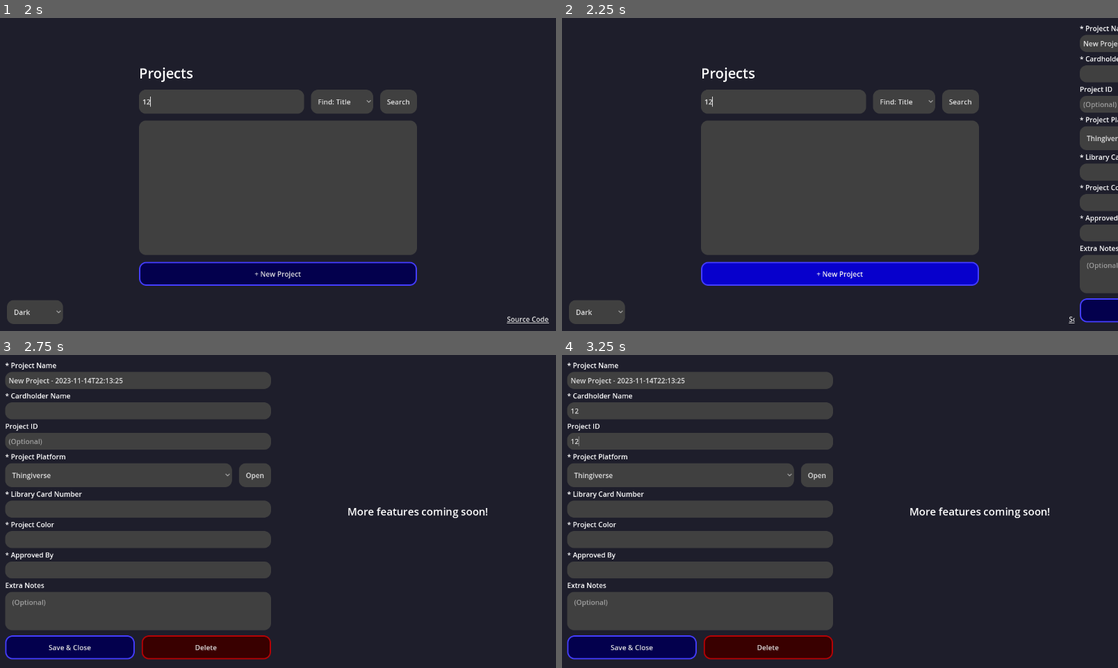
Above: before the commit, frames 1-4 (two rows, left to right).
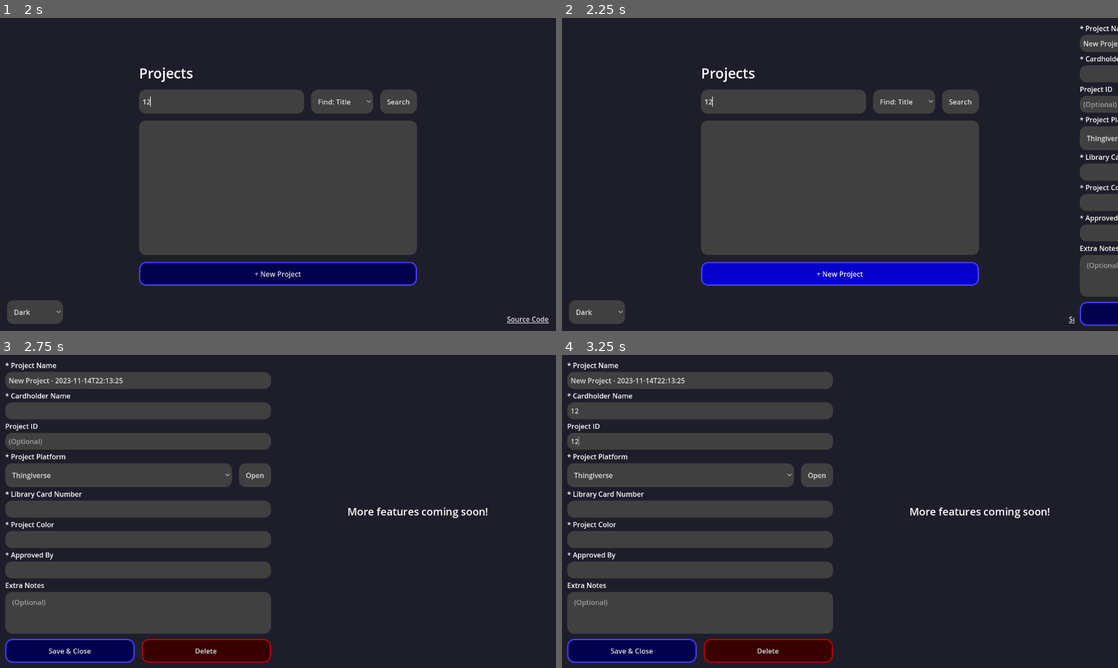
Above: after the commit, the same moments.

Repository: Laserology/Lbry-2
Game: Godot game, scene res://UI/Splash/Splash.tscn
Two runs of this game, one before a commit and one after it. Both use one fixed random seed, a clock stepped at 60 frames per second and the inputs below.
Inputs (mouse positions are in pixels of both pictures, inside the frame that each line leads up to):
- Up to frame 1 (2 s): click (166, 93) at 1.27 s; type "12" at 1.35 s
- Up to frame 2 (2.25 s): click "+ New Project" at 2 s
- Up to frame 3 (2.75 s): no input
- Up to frame 4 (3.25 s): click (667, 405) at 2.77 s; type "12" at 2.85 s; click (667, 433) at 3 s; type "12" at 3.08 s; click (667, 492) at 3.23 s

Frame 1 is identical in both runs. In frame 2, 0.3% of the frame differs, in the area x 93-100%, y 86-99%; in frame 3, 2.2%, in the area x 0-49%, y 86-99%; in frame 4, 2.2%.

Commit message:
Improve tooling, target low performance mode, various stability improvements.

Diff:
--- a/Tools/Animate.gd
+++ b/Tools/Animate.gd
@@ -30,3 +30,10 @@
 	Anim.play()
 	Anim.connect("finished", Anim.kill)
 	return Anim.finished
+
+static func FadeColor(Obj: Object, Target: Color, Wait: float = 0.5) -> Signal:
+	var Anim = Constants.GlobalRoot.get_tree().create_tween()
+	Anim.tween_property(Obj, "color", Target, Wait).set_trans(Tween.TRANS_CUBIC)
+	Anim.play()
+	Anim.connect("finished", Anim.kill)
+	return Anim.finished
--- a/Tools/Themes.gd
+++ b/Tools/Themes.gd
@@ -13,16 +13,16 @@
 
 	match Index:
 		0:
-			%Main.color = ColorNormal
+			Animate.FadeColor(%Main, ColorNormal)
 			%SlideMenu.color = ColorNormal
 			Replacement = preload("res://Assets/Common.tres")
 			ReplacementA = preload("res://Assets/ButtonAccept.tres")
 			ReplacementD = preload("res://Assets/ButtonReject.tres")
 		1:
-			%Main.color = ColorLight
+			Animate.FadeColor(%Main, ColorLight)
 			%SlideMenu.coThemeslor = ColorLight
 		2:
-			%Main.color = ColorTerracotta
+			Animate.FadeColor(%Main, ColorTerracotta)
 			%SlideMenu.color = ColorTerracotta
 			Replacement = preload("res://Assets/Common Terracotta.tres")
 			ReplacementA = preload("res://Assets/ButtonAccept Terracotta.tres")
--- a/UI/Main/SlideMenu/SlideMenu.tscn
+++ b/UI/Main/SlideMenu/SlideMenu.tscn
@@ -174,7 +174,6 @@
 layout_mode = 2
 size_flags_horizontal = 3
 theme_override_constants/margin_top = 8
-theme_override_constants/margin_bottom = 8
 
 [node name="Buttons" type="GridContainer" parent="Halfs/MarginsInputs/Inputs/MarginContainer"]
 layout_mode = 2
--- a/project.godot
+++ b/project.godot
@@ -13,6 +13,7 @@
 config/name="Lbry-Gen2"
 run/main_scene="res://UI/Splash/Splash.tscn"
 config/features=PackedStringArray("4.4", "Forward Plus")
+run/low_processor_mode=true
 boot_splash/bg_color=Color(0.141176, 0.141176, 0.141176, 0)
 boot_splash/show_image=false
 boot_splash/fullsize=false
